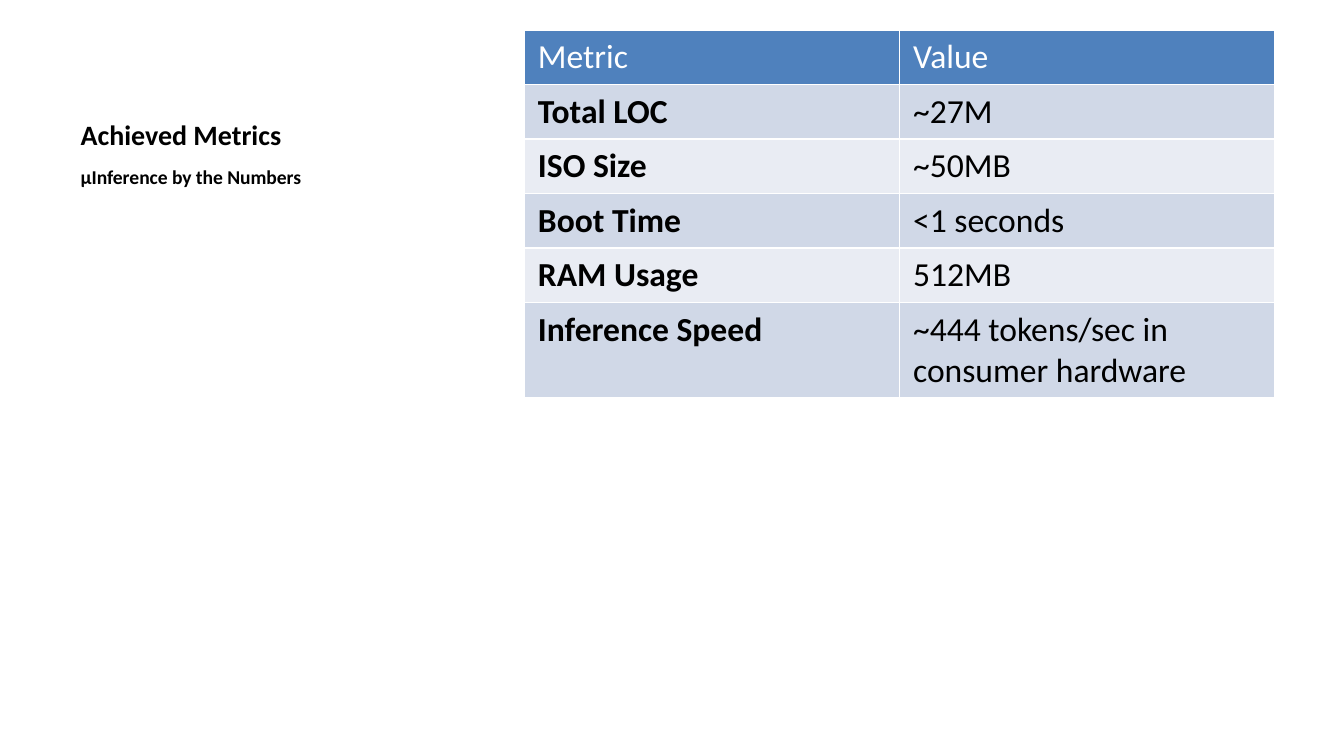
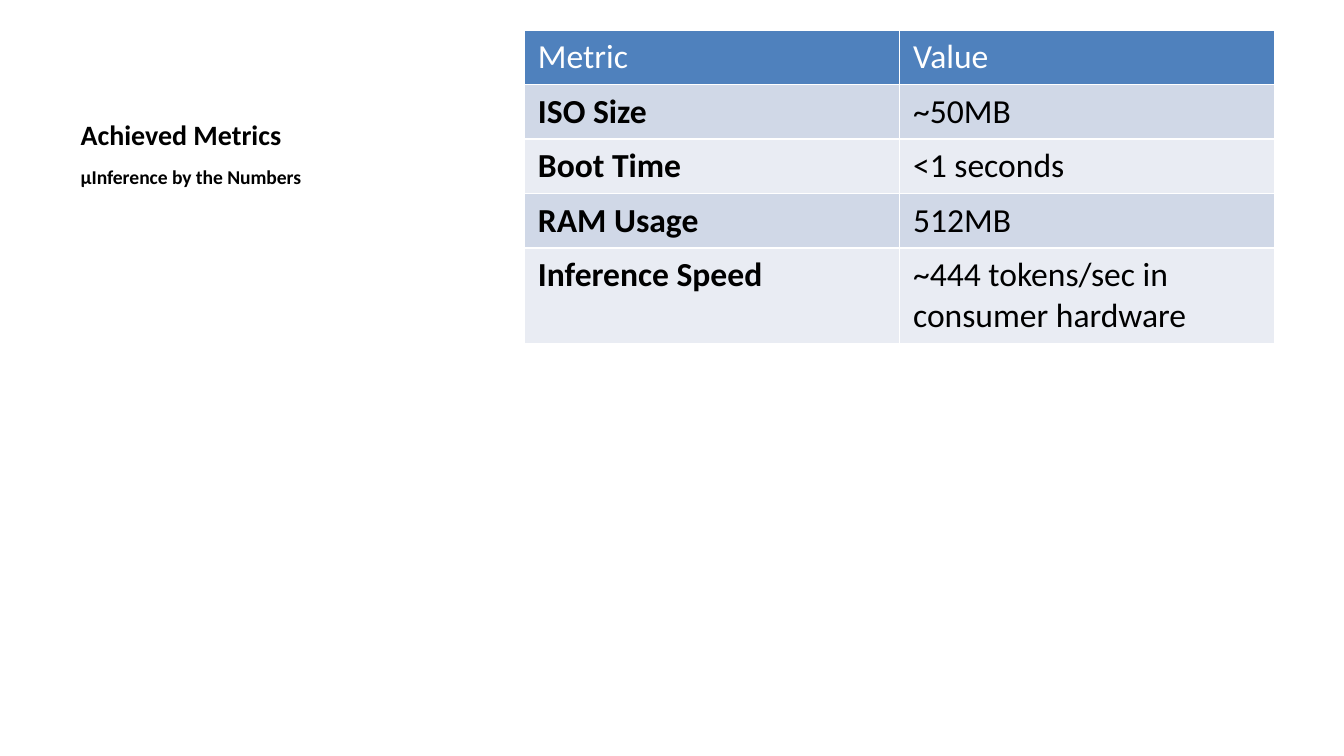
Before and after one commit to luiscosio/muInference, a slide deck: slide 13 of documentation/muinferece-slides.pptx (slide 12 before the commit). Drawn at 1344x756 pixels with LibreOffice and Linux fonts; fonts in the diff are those of the drawing. Boxes give left, top, right and bottom in pixels: in the first picture for what was removed or moved away, otherwise in the second. Text is boxed around its words. In the diff, an @@ line names an element or a change of style, - is before the commit and + after.

```diff
--- a/documentation/muinferece-slides.pptx
+++ b/documentation/muinferece-slides.pptx
@@ table at bbox=[524, 30, 1274, 332] @@
-row 2: Total LOC | ~27M
```
Also in this commit, not shown: 10 other slides changed, 1 slide added, 3 other files.
